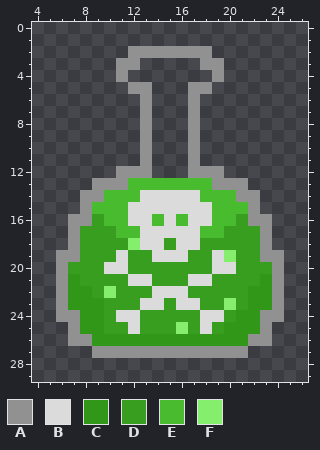
Pixel-art sprite, stored at assets/textures/bonus/poison.png. The first picture shows the starting point.
The file is 32x32 pixels. Shown: x 4..26, y 0..29.
Palette (. is transparent): A #919191  B #dbdbdb  C #319719  D #379e1f  E #49bb2e  F #85ee6c
Pixels before, first column x 6:
 2 ......AAAAAAA......
 3 .....AA.....AA.....
 4 .....A.......A.....
 5 ......AA...AA......
 6 .......A...A.......
 7 .......A...A.......
 8 .......A...A.......
 9 .......A...A.......
10 .......A...A.......
11 .......A...A.......
12 .....AAA...AAA.....
13 ...AAAEEEEEEEAAA...
14 ..AAEEEBBBBBEEEAA..
15 ..AEEEBBBBBBBEEEA..
16 .AADEEBBEBEBBEEDAA.
17 .ADDDEEBBBBBEEDDDA.
18 .ADDDDFBBDBBDDDDDA.
19 AADDDBDDBBBDDBFDDAA
20 ADDDBBDDDDDDDBBDDDA
21 ACDDDDBBDDDBBDDDDCA
22 ACCDFDDDBBBDDDDDCCA
23 ACCCDDDBBDBBDDFDCCA
24 AACCDBBDDDDDBBDCCAA
25 .ACCDDBDDDFDBDCCCA.
26 .AACCCCCCCCCCCCCAA.
27 ...AAAAAAAAAAAAA...
The result:
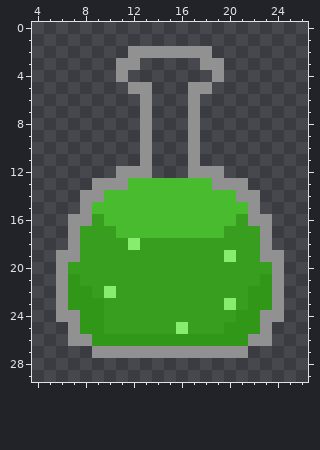
The author wrote: changed poison texture + reinforced drool textures
The edit:
y 14: x 13..17 BBBBB -> EEEEE
y 15: x 12..18 BBBBBBB -> EEEEEEE
y 16: x 12..13 BB -> EE; x 15 B -> E; x 17..18 BB -> EE
y 17: x 13..17 BBBBB -> EEEEE
y 18: x 13..14 BB -> DD; x 16..17 BB -> DD
y 19: x 11 B -> D; x 14..16 BBB -> DDD; x 19 B -> D
y 20: x 10..11 BB -> DD; x 19..20 BB -> DD
y 21: x 12..13 BB -> DD; x 17..18 BB -> DD
y 22: x 14..16 BBB -> DDD
y 23: x 13..14 BB -> DD; x 16..17 BB -> DD
y 24: x 11..12 BB -> DD; x 18..19 BB -> DD
y 25: x 12 B -> D; x 18 B -> D
